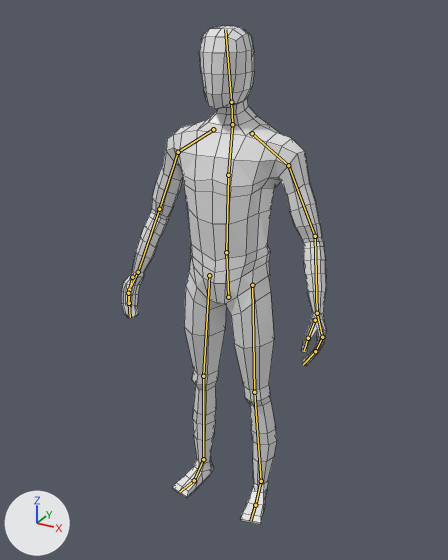
A saved change to the Blender file Assets/Models/PlayerModel.blend.
Both versions are drawn from a camera (50 mm lens) standing at (1.039, -1.925, 1.992) and looking at (-0.021, 0.001, 1.029). Lighting does not change. The marker at lower left points along +X, +Y and +Z. The bones that bend it are drawn over the model as lines. Mesh edges are drawn as thin lines.
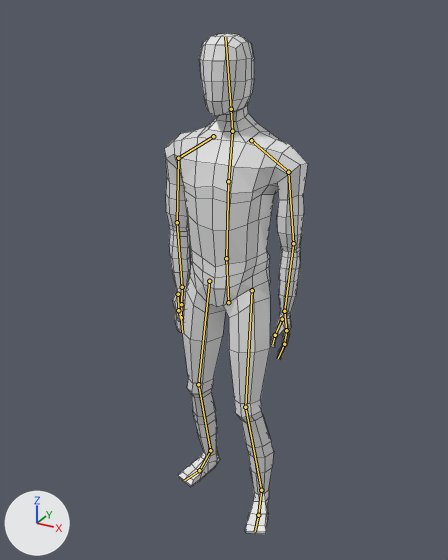
The newer file adds an action. The first version stands in its rest pose; the second is drawn at frame 6 of the action 'Idle'.

Where the change shows, as pixel boxes (x1, y1, x2, y2) in the pictures (448 x 560 px):
'Cube', posed (30% narrower)
    before: (122, 25, 327, 525)
    after: (164, 33, 308, 534)
bone 'Hips', root to tip
    before: (228, 297) to (226, 252)
    after: (228, 302) to (226, 258)
bone 'UpperArm.L', root to tip
    before: (288, 165) to (315, 236)
    after: (288, 172) to (293, 243)
bone 'LowerArm.L', root to tip
    before: (315, 236) to (317, 313)
    after: (293, 243) to (284, 311)
bone 'UpperFingers.L', root to tip
    before: (322, 337) to (315, 351)
    after: (286, 330) to (284, 344)
bone 'UpperThumb.L', root to tip
    before: (315, 320) to (308, 338)
    after: (282, 319) to (275, 335)
bone 'UpperArm.R', root to tip
    before: (178, 152) to (159, 209)
    after: (178, 158) to (177, 222)
bone 'LowerArm.R', root to tip
    before: (159, 209) to (138, 272)
    after: (177, 222) to (182, 287)
bone 'UpperFingers.R', root to tip
    before: (129, 289) to (129, 303)
    after: (181, 304) to (181, 317)
bone 'UpperThumb.R', root to tip
    before: (132, 277) to (128, 293)
    after: (178, 294) to (178, 310)

The edits, one by one:
Bone 'Hips' (bone_hips) moves from (0.0, 0.0, 0.0) to (0.0, -0.023, 0.002).
Bone 'UpperArm.L' (bone_upperarm_l) turns from (0, 0, 0) to (0, 1, -18) degrees about its own x, y and z.
Bone 'LowerArm.L' (bone_lowerarm_l) turns from (0, 0, 0) to (-18, -2, 2) degrees about its own x, y and z.
Bone 'UpperFingers.L' (bone_upperfingers_l) turns from (0, 0, 0) to (3, 14, 27) degrees about its own x, y and z.
Bone 'UpperThumb.L' (bone_upperthumb_l) turns from (0, 0, 0) to (0, 4, 6) degrees about its own x, y and z.
Bone 'UpperArm.R' (bone_upperarm_r) turns from (0, 0, 0) to (0, -1, 18) degrees about its own x, y and z.
Bone 'LowerArm.R' (bone_lowerarm_r) turns from (0, 0, 0) to (-18, 2, -2) degrees about its own x, y and z.
Bone 'UpperFingers.R' (bone_upperfingers_r) turns from (0, 0, 0) to (3, -14, -27) degrees about its own x, y and z.
Bone 'UpperThumb.R' (bone_upperthumb_r) turns from (0, 0, 0) to (0, -4, -6) degrees about its own x, y and z.
Bone 'LegIK.L' (bone_legik_l) moves from (0.0, 0.0, 0.0) to (0.027, -0.049, 0.0).
Bone 'LegIK.L' (bone_legik_l) turns from (0, 0, 0) to (0, 0, 6) degrees about its own x, y and z.
Bone 'LegIK.R' (bone_legik_r) moves from (0.0, 0.0, 0.0) to (-0.004, 0.068, 0.0).
Bone 'LegIK.R' (bone_legik_r) turns from (0, 0, 0) to (0, 0, -5) degrees about its own x, y and z.
